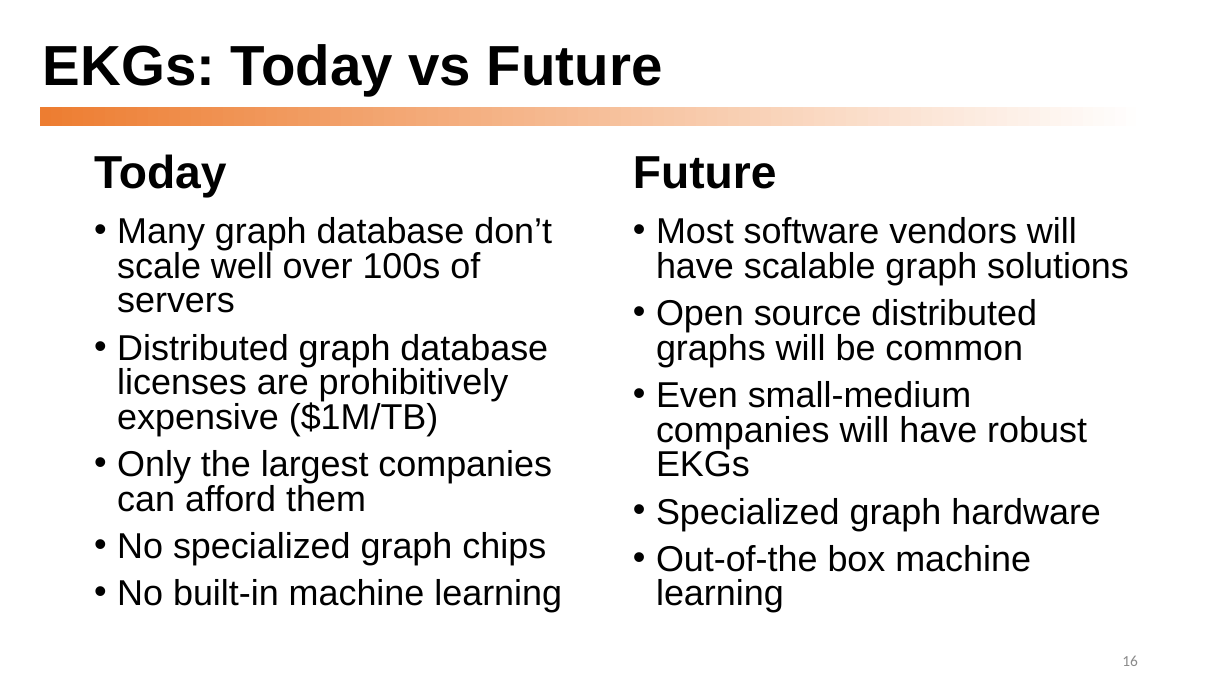
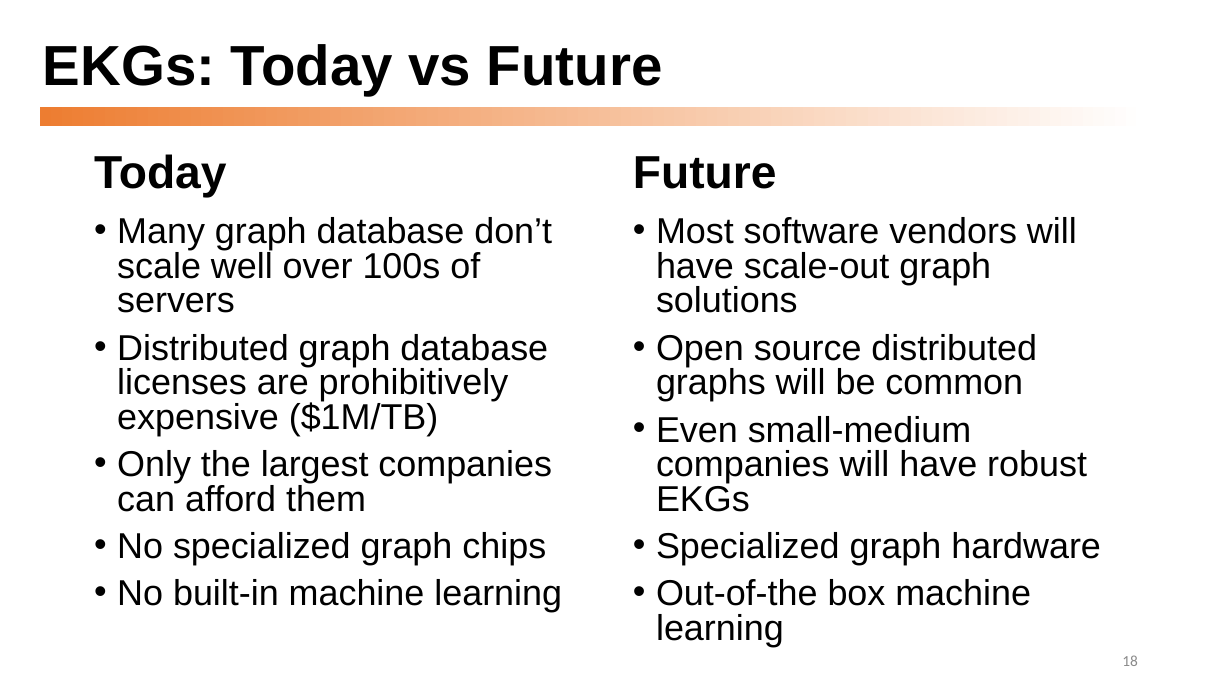
Before and after one commit to dmccreary/graph-systems-thinking, a slide deck: slide 18 of docs/presentations/Graph-Systems-Thinking-Half-Day-Workshop.pptx (slide 16 before the commit). Drawn at 1232x693 pixels with LibreOffice and Linux fonts; fonts in the diff are those of the drawing. Boxes give left, top, right and bottom in pixels: in the first picture for what was removed or moved away, otherwise in the second. Text is boxed around its words. In the diff, an @@ line names an element or a change of style, - is before the commit and + after.

```diff
--- a/docs/presentations/Graph-Systems-Thinking-Half-Day-Workshop.pptx
+++ b/docs/presentations/Graph-Systems-Thinking-Half-Day-Workshop.pptx
@@ text at <box>656,217,1077,313</box>: text changed @@
-• Most software vendors will have scalable graph solutions
+• Most software vendors will have scale-out graph solutions
@@ page number at <box>1122,655,1138,666</box>: text changed @@
-16
+18
```
Also in this commit, not shown: 8 other slides changed, 9 slides added.
